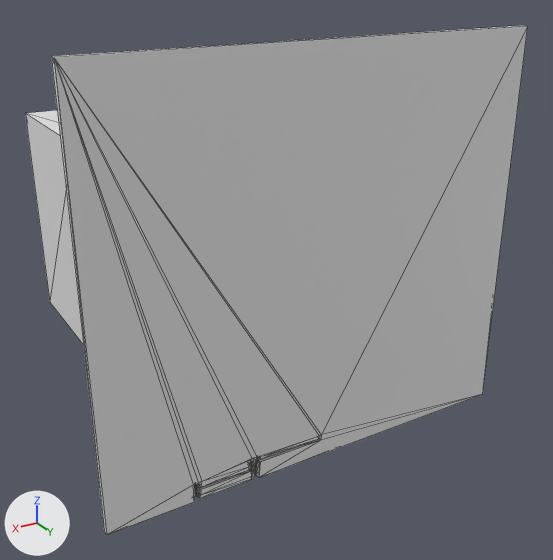
What one commit did to the glTF model version one/out_3d/98_18.glb.
Both versions are drawn from a 50 mm camera at (13.53, 12.06, 10.67) aimed at (5.43, -1.43, 3.93). The lights are fixed; the arrows at lower left show +X, +Y and +Z. Mesh edges are drawn as thin lines. Where no turn or scale is listed for an object, it has been applied to the vertices.

The first picture shows 'geometry_0'.
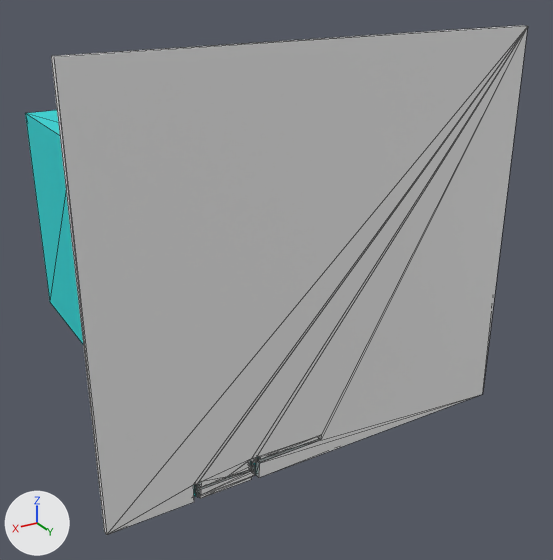
Pixel boxes (x1, y1, x2, y2) of what changed, in the pictures (553 x 560 px; the box of a moved part takes in the faces that stretch with it):
part 1 of me_geometry_0, moved or reshaped: (54, 26, 528, 534) in both
part 2 of me_geometry_0, recoloured (grey to cyan): (25, 25, 524, 535) in both

Edits to the bpy script that builds the scene:
```text
Add mat_defaultmaterial:
    mat_defaultmaterial = bpy.data.materials.new('DefaultMaterial')
    mat_defaultmaterial.use_nodes = True; mat_defaultmaterial.node_tree.nodes.clear()
    _N = mat_defaultmaterial.node_tree.nodes; _L = mat_defaultmaterial.node_tree.links
    n0 = _N.new('ShaderNodeOutputMaterial'); n0.name = 'Material Output'
    n1 = _N.new('ShaderNodeBsdfPrincipled'); n1.name = 'Principled BSDF'
    n2 = _N.new('ShaderNodeVertexColor'); n2.name = 'Color Attribute'
    _L.new(n1.outputs[0], n0.inputs[0])  # 'BSDF' to 'Surface'
    _L.new(n2.outputs[0], n1.inputs[0])  # 'Color' to 'Base Color'
Change me_geometry_0:
    used by ob_geometry_0; location = (0.0, 0.0, 0.0)
    remove me_geometry_0.from_pydata(...)  # 216 vertices, 424 faces; spans x 0.0..10.23, y -3.15..0.0, z 0.0..9.19
    add me_geometry_0.from_pydata(...)  # 224 vertices, 440 faces; spans x 0.0..10.23, y -3.15..0.0, z 0.0..9.19
    me_geometry_0 part 1
    146 faces are deleted
    8 vertices are added at x 7.5..7.56, y -0.15..0.0, z 0.31..0.34
    162 new faces join them
    me_geometry_0 part 2: 278 faces spanning x 0.0..10.23, y -3.15..0.0, z 0.0..9.19 switch from no material to mat_defaultmaterial
```
